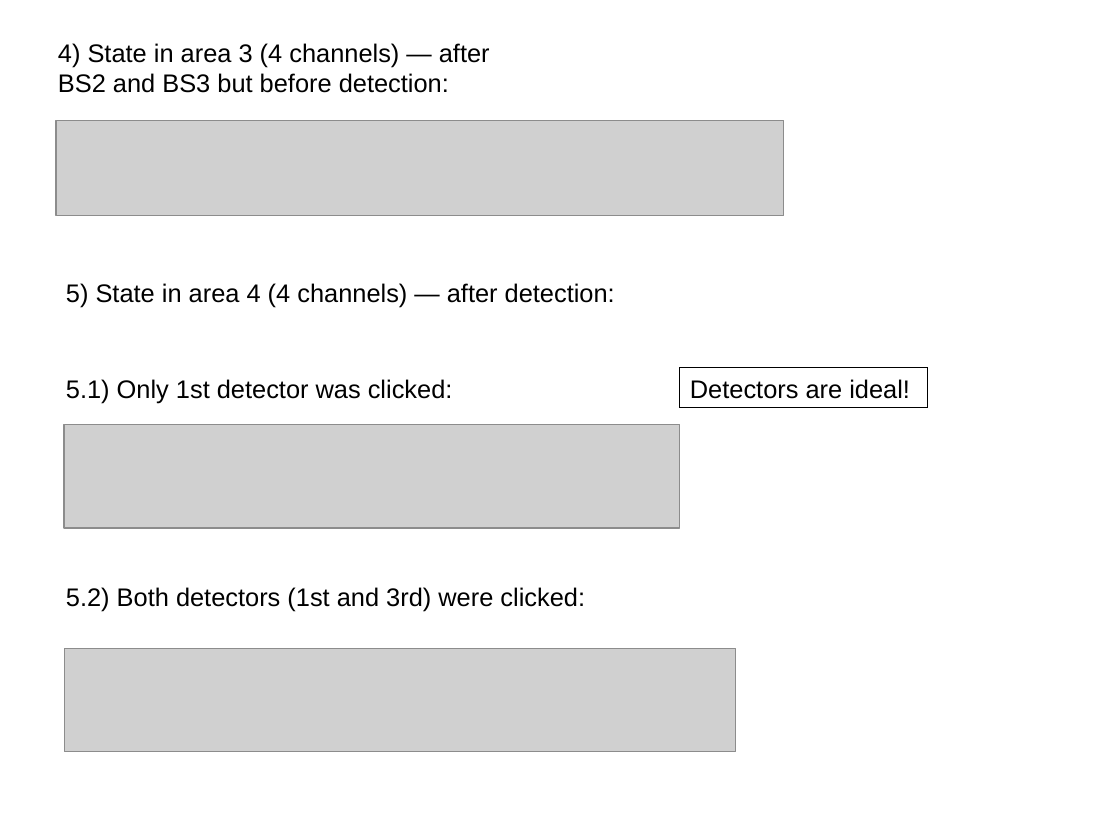
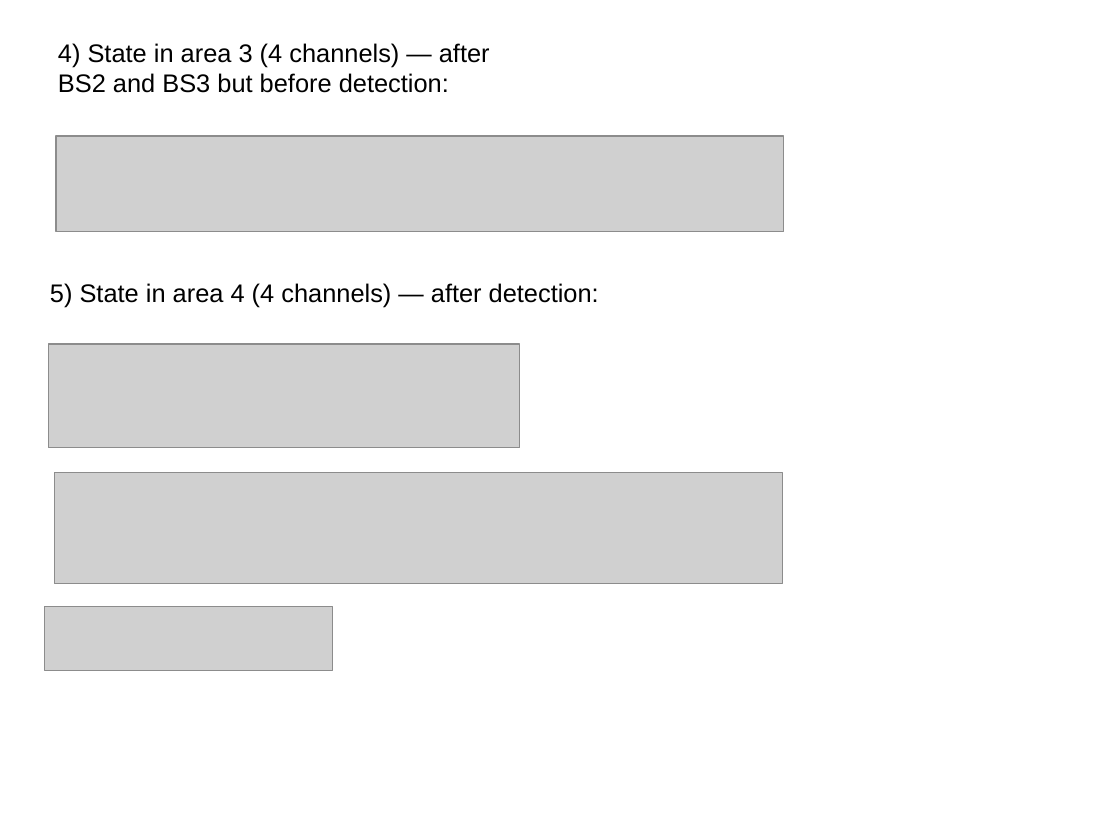
Before and after one commit to matthewR1993/qscheme, a slide deck: slide 3 of results/res2.odp. Drawn at 1120x840 pixels with LibreOffice and Linux fonts; fonts in the diff are those of the drawing; grey boxes stand for pictures. Boxes give left, top, right and bottom in pixels: in the first picture for what was removed or moved away, otherwise in the second. Text is boxed around its words. In the diff, an @@ line names an element or a change of style, - is before the commit and + after.

```diff
--- a/results/res2.odp
+++ b/results/res2.odp
@@ picture: place and size @@
-picture at [56,120,784,215]
+picture at [56,136,784,232]
@@ text "5) State in area 4 ...": place and size @@
-text "5) State in area 4 ..." at [66,283,615,307]
+text "5) State in area 4 ..." at [50,283,599,307]
@@ picture added at [48,345,520,448] @@
@@ text removed at [66,379,453,403] @@
-5.1) Only 1st detector was clicked:
@@ rectangle removed at [680,368,928,408] @@
-Detectors are ideal!
@@ picture: place and size @@
-picture at [64,424,680,527]
+picture at [54,473,782,584]
@@ text removed at [66,587,585,611] @@
-5.2) Both detectors (1st and 3rd) were clicked:
@@ picture: place and size @@
-picture at [64,648,736,752]
+picture at [45,607,332,671]
```
Also in this commit, not shown: 1 other slide changed, 1 slide added, 5 other files.
